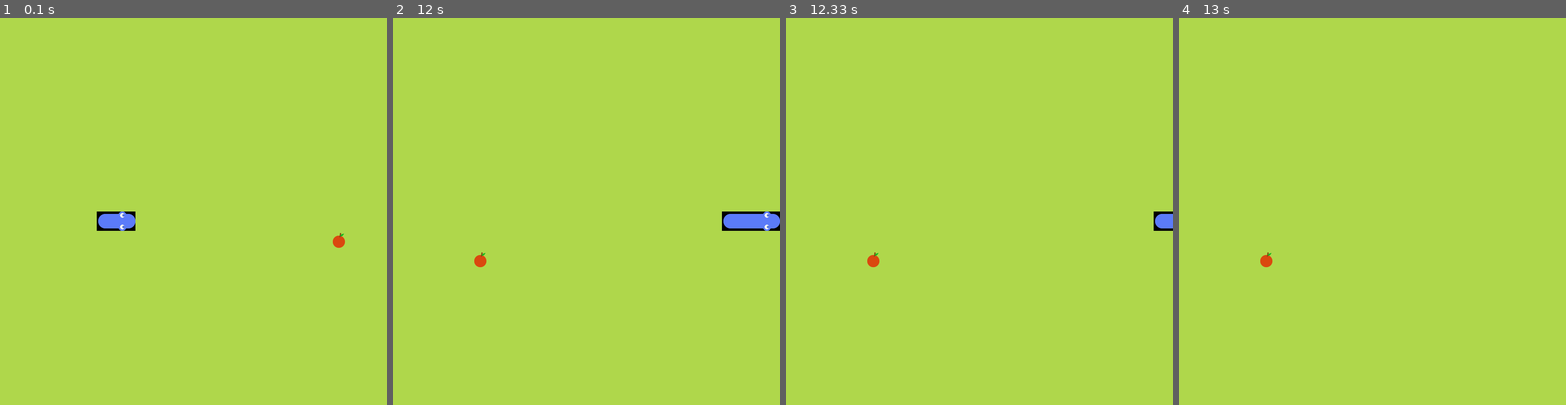
Above: before the commit, frames 1-4 (left to right).
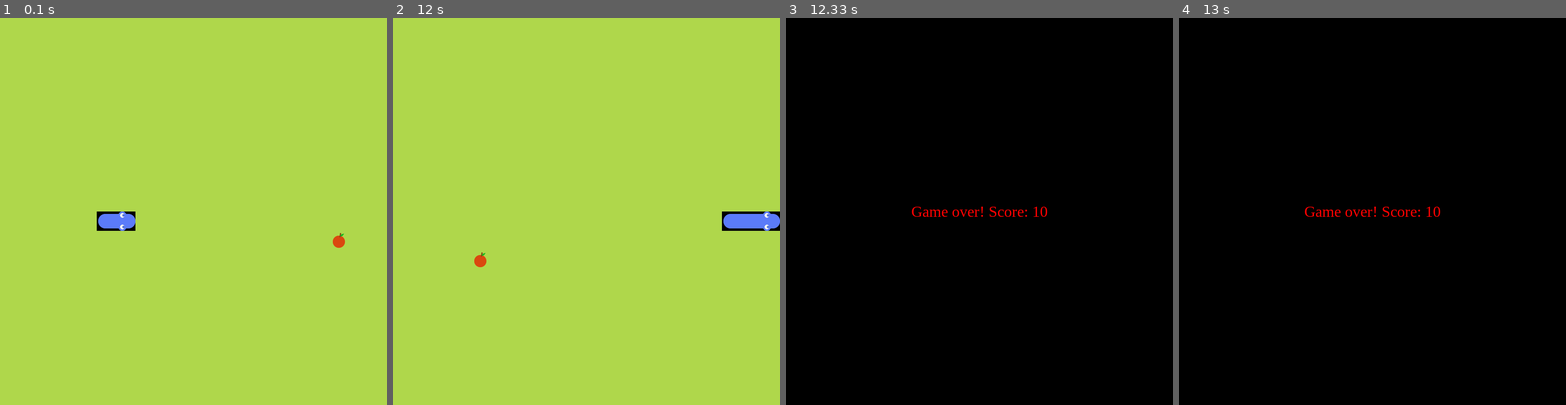
Above: after the commit, the same moments.

Repository: tenos200/snakePygame
Game: pygame game, started from snake.py
Same seed, same stepped clock (60 frames per second), same inputs: the game is played once before the commit and once after it.
Inputs:
- Up to frame 1 (0.1 s): no input
- Up to frame 2 (12 s): hold Down 0.9-1.37 s; hold Left 1.4-1.8 s; hold Up 1.83-2.2 s; hold Right 2.23-2.87 s; hold Down 2.9-3.27 s; hold Left 3.3-3.77 s; hold Right 3.8-4.27 s; hold Up 4.3-4.6 s; hold Right 4.63-5.1 s; hold Left 5.13-5.67 s; hold Down 5.7-6 s; hold Left 6.03-6.43 s; hold Up 6.47-6.83 s; hold Right 6.87-7.5 s; hold Down 7.53-7.9 s; hold Left 7.93-8.4 s; hold Right 8.43-8.9 s; hold Up 8.93-9.23 s; hold Right 9.27-9.73 s; hold Left 9.77-10.3 s; hold Down 10.33-10.63 s; hold Left 10.67-11.07 s; hold Up 11.1-11.47 s; hold Right from 11.5 s (still down)
- Up to frame 3 (12.33 s): release Right at 12.13 s; hold R from 12.17 s (still down)
- Up to frame 4 (13 s): release R at 12.53 s

Frames 1-2 are identical in both runs. In frame 3, 100% of the frame differs, in the area x 0-100%, y 0-100%; in frame 4, 100%.

Commit message:
moved apple graphics into class for good practice

Diff:
--- a/snake.py
+++ b/snake.py
@@ -5,6 +5,7 @@
 import random
 
 #to do -
+
 #improve speed of game over screen.
 #add menu
 #allow snake to travel outside the box
@@ -131,11 +132,13 @@
 class Food:
     def __init__(self):
         self.new_position()
+        self.apple_graphic = pg.image.load(
+                'graphics/apple.png').convert_alpha()
 
     def place_food(self):
         food_rect = pg.Rect(self.vector.x * cell_size,
                 self.vector.y * cell_size, cell_size, cell_size)
-        board.blit(apple_graphic, food_rect)
+        board.blit(self.apple_graphic, food_rect)
 
     def new_position(self):
         self.x = random.randint(0, cell_number - 1)
@@ -189,8 +192,6 @@
                     if event.key == pg.K_q:
                         pg.quit()
                         sys.exit()
-                    if event.key == pg.K_r:
-                        self.game_over_menu = False
             game_over_msg = (f'Game over! Score: {self.score}')
             self.display_message(game_over_msg)
             pg.display.update()
@@ -218,7 +219,6 @@
 cell_number = 20
 game_run = True
 board = pg.display.set_mode((cell_size * cell_number, cell_size * cell_number))
-apple_graphic = pg.image.load('graphics/apple.png').convert_alpha()
 pg.display.set_caption('Snake by Tenos200')
 
 
